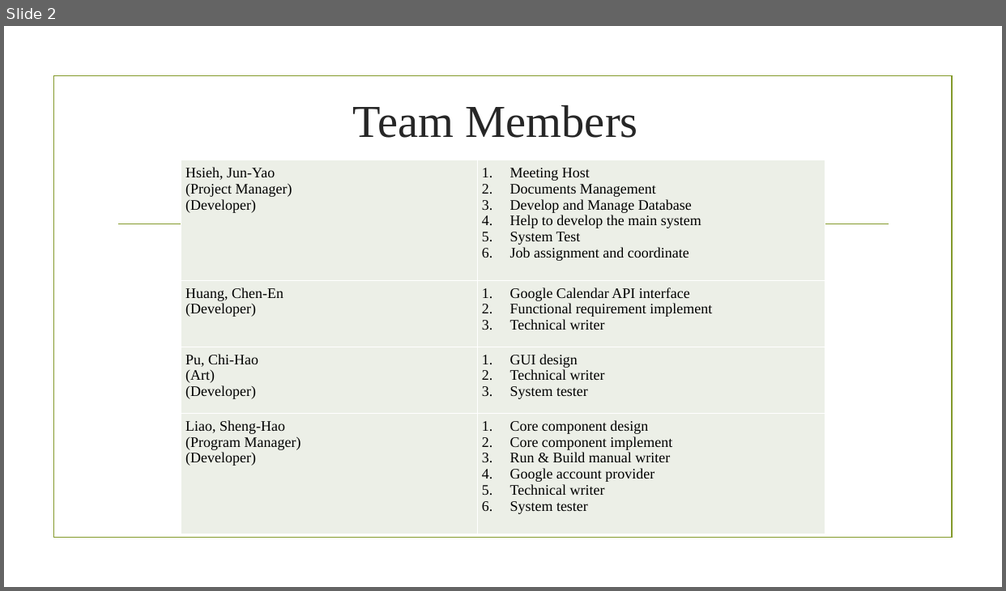
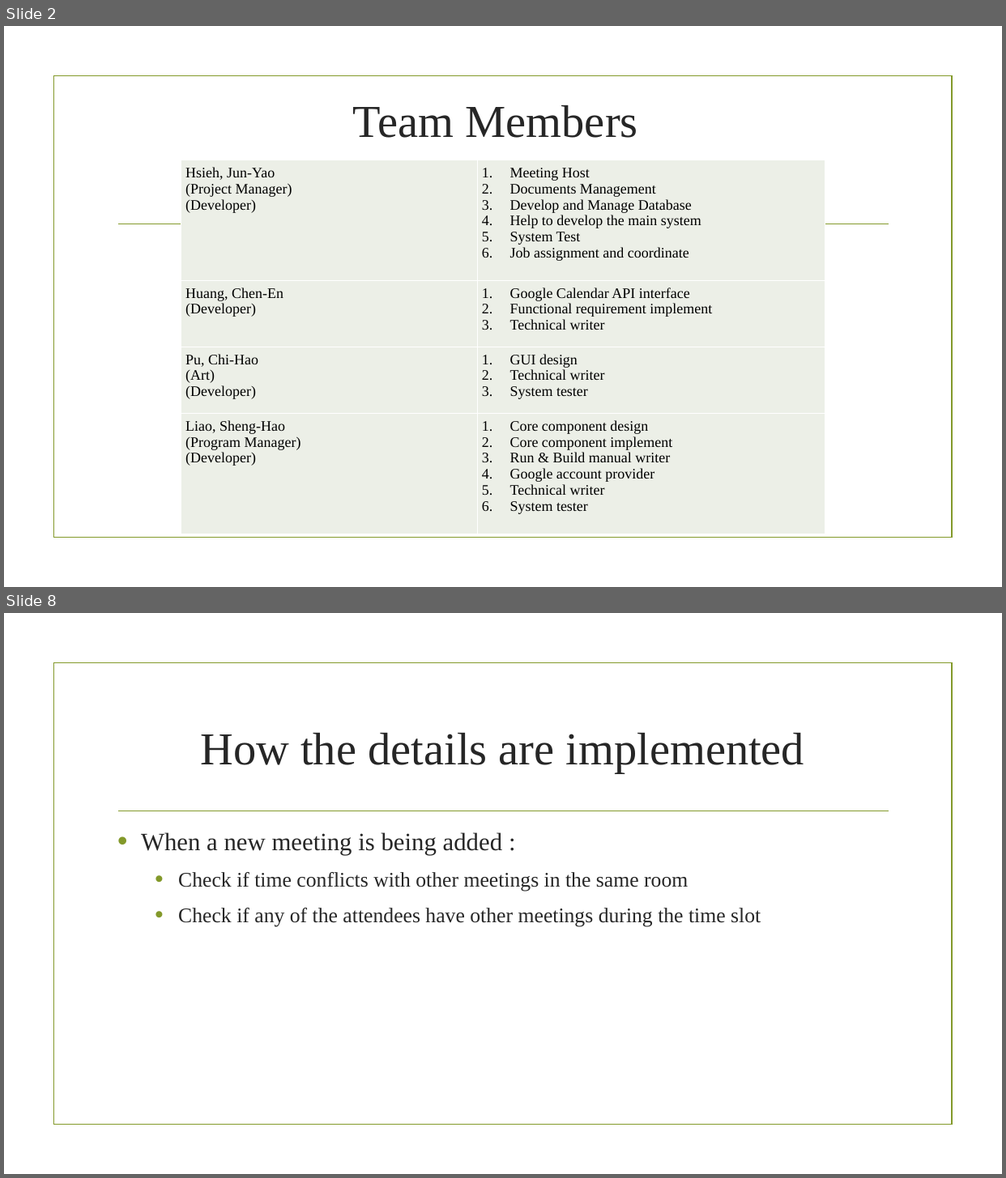
Before and after one commit to BrendonJYHsieh/BookSystem, a slide deck: Final Project/liao.pptx. Shown one above the other, each under a label of ours: slide 2 before the commit, slides 2 and 8 after it; the slides between them are not shown. The pictures are 1006x591 and 1006x1178 pixels, drawn with LibreOffice and Linux fonts; fonts in the diff are those of the drawing; background and template pictures are left out. Boxes give left, top, right and bottom in pixels: in the first picture for what was removed or moved away, otherwise in the second. Text is boxed around its words. In the diff, an @@ line names an element or a change of style, - is before the commit and + after.

```diff
--- a/Final Project/liao.pptx
+++ b/Final Project/liao.pptx
@@ slide 8 added at box(4, 613, 1002, 1174), background picture (left out); not listed: 2 template elements that a slide beside it also shows @@
@@ title added at box(200, 733, 804, 773), 44 pt, text #262626 @@
+How the details are implemented
@@ text added at box(141, 833, 761, 926), 20 pt, text #262626 @@
+• When a new meeting is being added :
+  • Check if time conflicts with other meetings in the same room
+  • Check if any of the attendees have other meetings during the time slot
```
Also in this commit, not shown: 10 other slides added, 1 slide removed.
